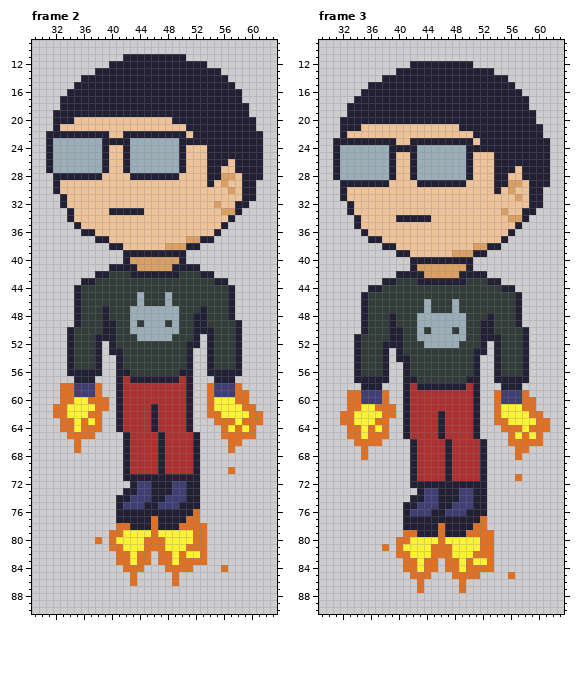
Pixel-art file, stored at static/images/avatar.aseprite. Above: the version before the commit.
96x96 pixels, 4 frames. Shown: frame 2: x 29..63, y 9..90; frame 3: x 29..63, y 9..90. The commit also changed other frames, which this record leaves out.
The result:
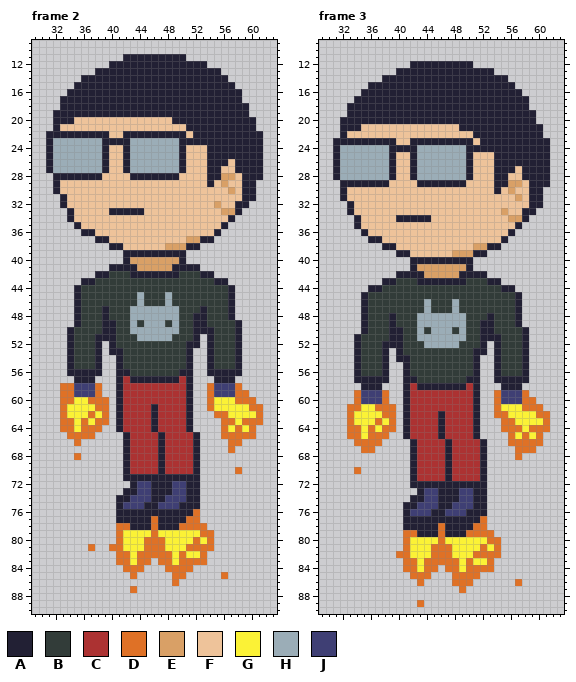
Palette (. is transparent): A #222034  B #323c39  C #ac3232  D #df7126  E #d9a066  F #eec39a  G #fbf236  H #9badb7  J #3f3f74
The commit says: Make sparks fly
Change:
{"where": "frame 2"}
{"frame":2,"y":60,"x":60,"old":".","new":"D"}
{"frame":2,"y":61,"x":32,"old":"D","new":"."}
{"frame":2,"y":61,"x":59,"old":"D","new":"G"}
{"frame":2,"y":61,"x":61,"old":".","new":"D"}
{"frame":2,"y":62,"x":32,"old":"D","new":"."}
{"frame":2,"y":62,"x":38,"old":"D.","new":"GD"}
{"frame":2,"y":62,"x":54,"old":"D","new":"."}
{"frame":2,"y":62,"x":56,"old":"G","new":"D"}
{"frame":2,"y":62,"x":60,"old":"D","new":"G"}
{"frame":2,"y":63,"x":39,"old":".","new":"D"}
{"frame":2,"y":63,"x":55,"old":"D","new":"."}
{"frame":2,"y":67,"x":35,"old":"D","new":"."}
{"frame":2,"y":68,"x":35,"old":".","new":"D"}
{"frame":2,"y":70,"x":57,"old":"D.","new":".D"}
{"frame":2,"y":79,"x":40,"old":"D","new":"."}
{"frame":2,"y":79,"x":52,"old":"D","new":"G"}
{"frame":2,"y":79,"x":54,"old":".","new":"D"}
{"frame":2,"y":80,"x":38,"old":"D","new":"."}
{"frame":2,"y":80,"x":40,"old":"DG","new":".D"}
{"frame":2,"y":80,"x":53,"old":"D.","new":"GD"}
{"frame":2,"y":81,"x":37,"old":".","new":"D"}
{"frame":2,"y":81,"x":54,"old":".","new":"D"}
{"frame":2,"y":82,"x":46,"old":".","new":"D"}
{"frame":2,"y":84,"x":56,"old":"D","new":"."}
{"frame":2,"y":85,"x":50,"old":".","new":"D"}
{"frame":2,"y":85,"x":56,"old":".","new":"D"}
{"frame":2,"y":86,"x":43,"old":"D","new":"."}
{"frame":2,"y":87,"x":43,"old":".","new":"D"}
{"where": "frame 3"}
{"frame":3,"y":59,"x":33,"old":"D","new":"."}
{"frame":3,"y":60,"x":33,"old":"D","new":"."}
{"frame":3,"y":61,"x":60,"old":".","new":"D"}
{"frame":3,"y":62,"x":32,"old":"D","new":"."}
{"frame":3,"y":62,"x":55,"old":"G","new":"D"}
{"frame":3,"y":62,"x":59,"old":"D","new":"G"}
{"frame":3,"y":62,"x":61,"old":".","new":"D"}
{"frame":3,"y":63,"x":32,"old":"D","new":"."}
{"frame":3,"y":63,"x":38,"old":"D.","new":"GD"}
{"frame":3,"y":63,"x":54,"old":"D","new":"."}
{"frame":3,"y":63,"x":56,"old":"G","new":"D"}
{"frame":3,"y":63,"x":60,"old":"D","new":"G"}
{"frame":3,"y":64,"x":39,"old":".","new":"D"}
{"frame":3,"y":67,"x":36,"old":".","new":"D"}
{"frame":3,"y":67,"x":59,"old":".","new":"D"}
{"frame":3,"y":68,"x":35,"old":"D","new":"."}
{"frame":3,"y":70,"x":34,"old":".","new":"D"}
{"frame":3,"y":71,"x":57,"old":"D","new":"."}
{"frame":3,"y":80,"x":40,"old":"D","new":"."}
{"frame":3,"y":80,"x":52,"old":"D","new":"G"}
{"frame":3,"y":80,"x":54,"old":".","new":"D"}
{"frame":3,"y":81,"x":38,"old":"D","new":"."}
{"frame":3,"y":81,"x":40,"old":"DG","new":".D"}
{"frame":3,"y":81,"x":53,"old":"D.","new":"GD"}
{"frame":3,"y":82,"x":54,"old":".","new":"D"}
{"frame":3,"y":83,"x":46,"old":".","new":"D"}
{"frame":3,"y":85,"x":56,"old":"D","new":"."}
{"frame":3,"y":86,"x":48,"old":".","new":"D"}
{"frame":3,"y":86,"x":50,"old":".","new":"D"}
{"frame":3,"y":86,"x":57,"old":".","new":"D"}
{"frame":3,"y":87,"x":43,"old":"D","new":"."}
{"frame":3,"y":89,"x":43,"old":".","new":"D"}
